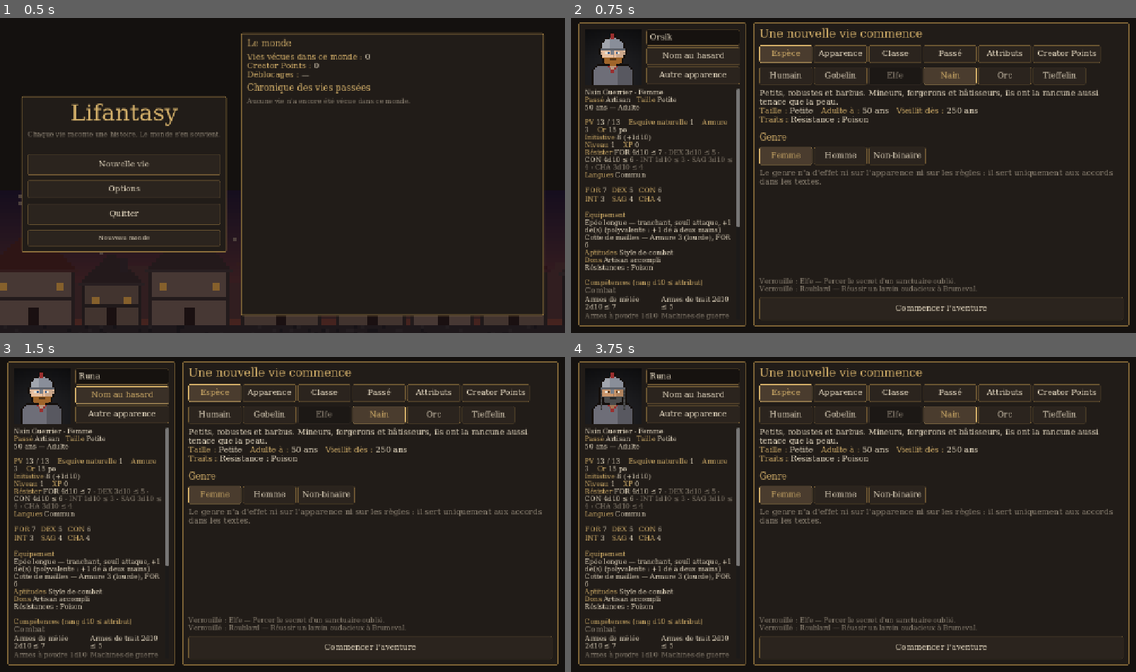
Above: before the commit, frames 1-4 (two rows, left to right).
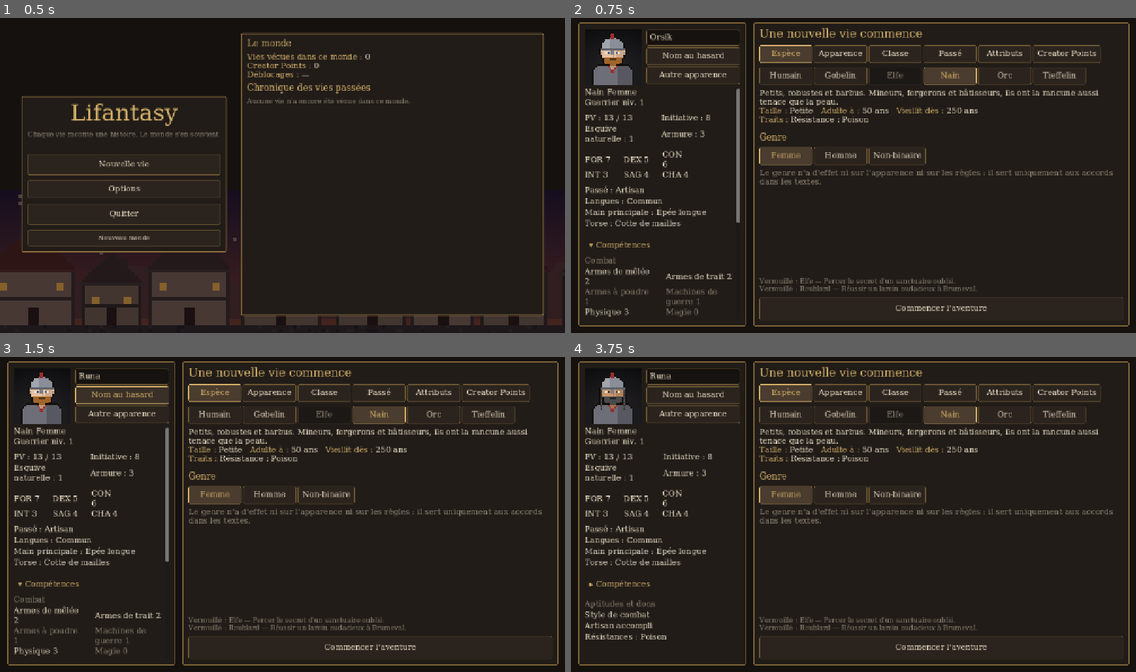
Above: after the commit, the same moments.

Repository: Zanzartiste/Smol_RPG_D10
Game: Godot game, scene res://scenes/title.tscn
Two runs of this game, one before a commit and one after it. Both use one fixed random seed, a clock stepped at 60 frames per second and the inputs below.
Inputs (mouse positions are in pixels of both pictures, inside the frame that each line leads up to):
- Up to frame 1 (0.5 s): no input
- Up to frame 2 (0.75 s): click "Nouvelle vie" at 0.5 s
- Up to frame 3 (1.5 s): click "Nom au hasard" at 1.25 s
- Up to frame 4 (3.75 s): click "Autre apparence" at 2 s; click "Espèce" at 2.75 s; click (661, 583) at 3.5 s, where only the run after the commit has a clickable "▾ Compétences"

Frame 1 is identical in both runs. In frame 2, 5.2% of the frame differs, in the area x 2-30%, y 22-96%; in frame 3, 5.2%; in frame 4, 5.3%.

Commit message:
Fiche de création alignée sur celle du tiroir
- CharacterPage : fiche partagée (tiroir et création), libellés clairs et détail des jets au survol, sans formules « 1d10 ≤ 5 ».
- À la création, elle montre en plus le passé, les langues et l'équipement de départ.

Co-Authored-By: Claude Opus 5.5 <noreply@anthropic.com>

Diff:
--- /dev/null
+++ b/claude_rpg/scripts/ui/character_page.gd
@@ -0,0 +1,246 @@
+class_name CharacterPage
+extends VBoxContainer
+## Fiche de personnage en contrôles (libellés avec le détail au survol), partagée par le tiroir latéral et
+## l'écran de création : identité, PV et initiative, Esquive naturelle et Armure, attributs, compétences
+## repliables, aptitudes et dons. Options : portrait et barre d'XP (tiroir), passé et équipement (création).
+
+signal skills_toggled(open: bool)
+
+var with_portrait := true
+var with_xp := true
+var with_gear := false  # passé et équipement (écran de création)
+var skills_open := true
+var _character: Character
+
+
+func _init() -> void:
+	size_flags_horizontal = Control.SIZE_EXPAND_FILL
+	add_theme_constant_override("separation", 6)
+
+
+func show_character(ch: Character) -> void:
+	_character = ch
+	for child in get_children():
+		remove_child(child)
+		child.queue_free()
+	_build_header(ch)
+	if with_xp:
+		_add_xp_bar(ch)
+	add_child(HSeparator.new())
+	_build_defenses(ch)
+	add_child(HSeparator.new())
+	_build_abilities(ch)
+	if with_gear:
+		add_child(HSeparator.new())
+		_build_gear(ch)
+	add_child(HSeparator.new())
+	_build_skills(ch)
+	_build_features(ch)
+
+
+func _build_header(ch: Character) -> void:
+	var header := HBoxContainer.new()
+	header.add_theme_constant_override("separation", 12)
+	if with_portrait:
+		var portrait := TextureRect.new()
+		portrait.texture = ArtProvider.portrait(ch)
+		portrait.texture_filter = CanvasItem.TEXTURE_FILTER_NEAREST
+		portrait.custom_minimum_size = Vector2(88, 88)
+		portrait.expand_mode = TextureRect.EXPAND_IGNORE_SIZE
+		portrait.stretch_mode = TextureRect.STRETCH_KEEP_ASPECT_CENTERED
+		header.add_child(portrait)
+	var identity := VBoxContainer.new()
+	identity.size_flags_horizontal = Control.SIZE_EXPAND_FILL
+	identity.alignment = BoxContainer.ALIGNMENT_CENTER
+	header.add_child(identity)
+	if with_portrait:
+		identity.add_child(make_label(ch.name, "", "TitleLabel"))
+	var species_name: String = DB.species[ch.species_id]["name"]
+	if DB.species[ch.species_id].get("choices", []).any(func(s): return s.get("type") == "option"):
+		for key: String in ch.choices:
+			if key.begins_with("species/"):
+				species_name += " (%s)" % ch.choice_label(key)
+	identity.add_child(make_label("%s %s" % [species_name, DB.gender_name(ch.gender)], tr("Taille : %s · %d ans (%s)") % [
+		DB.size_name(ch.size()), ch.age_years(), DB.life_stage_name(ch.life_stage())]))
+	var classes := PackedStringArray()
+	for cls: String in ch.class_levels:
+		classes.append(tr("%s niv. %d") % [DB.classes[cls]["name"], int(ch.class_levels[cls])])
+	identity.add_child(make_label(", ".join(classes), subclass_text(ch)))
+	add_child(header)
+
+
+func _build_defenses(ch: Character) -> void:
+	var dex := ch.ability_score("dex")
+	var initiative := tr("Dextérité %d + Intelligence %d") % [dex, ch.ability_score("int")]
+	if ch.has_modifier("initiative_rank"):
+		initiative += tr(" + Physique %d (Vigilant)") % ch.skill_rank("physique")
+	if ch.roll_penalty("dex") > 0:
+		initiative += tr(" − %d (encombrement)") % ch.roll_penalty("dex")
+	_add_pair(make_label(tr("PV : %d / %d") % [ch.hp, ch.max_hp], tr("(taille %d + 2) × Constitution %d + 7%s") % [
+		ch.size(), ch.ability_score("con"), _extra_hp_text(ch)]),
+		make_label(tr("Initiative : %d") % ch.initiative_base(), initiative + tr("\n+ 1d10 au début du combat.")))
+	_add_pair(make_label(tr("Esquive naturelle : %d") % ch.natural_dodge(), tr("Dextérité %d ÷ 3 = %d (au moins 1)%s.\nC'est la difficulté des attaques de mêlée contre %s.") % [
+		dex, maxi(1, floori(dex / 3.0)), _signed_extra(Modifiers.sum(ch.modifiers(), "natural_dodge")), ch.name]),
+		make_label(tr("Armure : %d") % ch.armor(), _parts_text(ch.armor_parts(), tr("Aucune armure.")) +
+			tr("\nBaisse d'autant le seuil des dégâts subis (sans passer sous 1).")))
+	if ch.is_encumbered():
+		add_child(make_label(tr("Encombré : −%d dé(s) aux jets de FOR et DEX") % ch.encumbrance_penalty(), "", "", UITheme.BAD))
+
+
+func _build_abilities(ch: Character) -> void:
+	var grid := GridContainer.new()
+	grid.columns = 3
+	grid.add_theme_constant_override("h_separation", 28)
+	for ability_id: String in Abilities.ids():
+		var resist := ch.resist_pool(ability_id)
+		var tip := "%s\n%s" % [Abilities.description_of(ability_id), tr("Résister : %s%s") % [
+			Dice.pool_text(int(resist["count"]), int(resist["threshold"])), tr(" (maîtrisée)") if ch.is_proficient_save(ability_id) else ""]]
+		grid.add_child(make_label("%s %d" % [Abilities.short_of(ability_id), ch.ability_score(ability_id)], tip))
+	add_child(grid)
+
+
+## Passé, langues et équipement (création : on voit ce avec quoi on part).
+func _build_gear(ch: Character) -> void:
+	if ch.background_id != "":
+		var background: Dictionary = DB.backgrounds[ch.background_id]
+		add_child(make_label(tr("Passé : %s") % background["name"], background.get("description", "")))
+	add_child(make_label(tr("Langues : %s") % ", ".join(PackedStringArray(ch.known_languages().map(
+		func(l): return Skills.language_name(l)))), ""))
+	for slot in Equipment.SLOTS:
+		var item_id: String = ch.equipment.get(slot, "")
+		if item_id == "":
+			continue
+		var label := make_label("%s : %s" % [Equipment.slot_name(slot), Items.name_of(item_id)],
+			Items.summary(item_id) + "\n" + Items.description_of(item_id))
+		label.add_theme_color_override("font_color", Items.rarity_color(item_id))
+		add_child(label)
+
+
+func _build_skills(ch: Character) -> void:
+	var fold := Button.new()
+	fold.flat = true
+	fold.alignment = HORIZONTAL_ALIGNMENT_LEFT
+	fold.text = ("▾ " if skills_open else "▸ ") + tr("Compétences")
+	fold.add_theme_color_override("font_color", UITheme.GOLD)
+	fold.pressed.connect(func():
+		skills_open = not skills_open
+		skills_toggled.emit(skills_open)
+		show_character.call_deferred(_character))
+	add_child(fold)
+	if not skills_open:
+		return
+	for category: String in Skills.CATEGORY_NAMES:
+		var ids := Skills.ids_in(category)
+		if ids.is_empty():
+			continue
+		add_child(make_label(tr(Skills.CATEGORY_NAMES[category]), "", "", UITheme.TEXT_DIM))
+		var skills := GridContainer.new()
+		skills.columns = 2
+		skills.add_theme_constant_override("h_separation", 24)
+		for skill_id in ids:
+			var label := make_label("%s %d" % [Skills.name_of(skill_id), ch.skill_rank(skill_id)], skill_tip(ch, skill_id))
+			if not ch.is_trained(skill_id):
+				label.add_theme_color_override("font_color", UITheme.TEXT_DIM)
+			label.size_flags_horizontal = Control.SIZE_EXPAND_FILL
+			skills.add_child(label)
+		add_child(skills)
+
+
+func _build_features(ch: Character) -> void:
+	var features := ch.features()
+	if not features.is_empty() or not ch.feats.is_empty():
+		add_child(HSeparator.new())
+		add_child(make_label(tr("Aptitudes et dons"), "", "", UITheme.TEXT_DIM))
+		for feature: Dictionary in features:
+			add_child(make_label(feature["name"], feature.get("description", "")))
+		for feat_id in ch.feats:
+			add_child(make_label(Feats.name_of(feat_id), DB.feats.get(feat_id, {}).get("description", "")))
+	var defenses := ch.all_defenses()
+	if not defenses.is_empty():
+		add_child(make_label(defenses.describe(), ""))
+
+
+func _add_xp_bar(ch: Character) -> void:
+	var bar := ProgressBar.new()
+	bar.show_percentage = false
+	bar.custom_minimum_size = Vector2(0, 6)
+	bar.mouse_filter = Control.MOUSE_FILTER_STOP
+	var fill := StyleBoxFlat.new()
+	fill.bg_color = UITheme.GOLD
+	var back := StyleBoxFlat.new()
+	back.bg_color = Color("#3a3128")
+	bar.add_theme_stylebox_override("fill", fill)
+	bar.add_theme_stylebox_override("background", back)
+	if ch.level >= Progression.max_level():
+		bar.value = 100
+		bar.tooltip_text = tr("XP %d — niveau maximum") % ch.xp
+	else:
+		var floor_xp := Progression.xp_for(ch.level)
+		var next_xp := Progression.xp_for(ch.level + 1)
+		bar.value = 100.0 * (ch.xp - floor_xp) / maxf(1.0, next_xp - floor_xp)
+		bar.tooltip_text = tr("XP %d / %d (niveau %d)") % [ch.xp, next_xp, ch.level + 1]
+	add_child(bar)
+
+
+## Deux éléments côte à côte, chacun sur la moitié de la largeur.
+func _add_pair(left: Control, right: Control) -> void:
+	var row := HBoxContainer.new()
+	for item in [left, right]:
+		item.size_flags_horizontal = Control.SIZE_EXPAND_FILL
+		item.size_flags_stretch_ratio = 1.0
+		row.add_child(item)
+	add_child(row)
+
+
+static func make_label(text: String, tooltip: String, variation := "", color := Color(0, 0, 0, 0)) -> Label:
+	var label := Label.new()
+	label.text = text
+	label.autowrap_mode = TextServer.AUTOWRAP_WORD_SMART
+	label.custom_minimum_size.x = 60
+	if tooltip != "":
+		label.tooltip_text = tooltip
+		label.mouse_filter = Control.MOUSE_FILTER_STOP
+		label.mouse_default_cursor_shape = Control.CURSOR_HELP
+	if variation != "":
+		label.theme_type_variation = variation
+	if color.a > 0.0:
+		label.add_theme_color_override("font_color", color)
+	return label
+
+
+static func subclass_text(ch: Character) -> String:
+	var parts := PackedStringArray()
+	for key: String in ch.choices:
+		if key.ends_with("/subclass"):
+			parts.append(ch.choice_label(key))
+	return (Loc.ui("Voie : %s") % ", ".join(parts)) if not parts.is_empty() else ""
+
+
+static func _extra_hp_text(ch: Character) -> String:
+	var mods := ch.modifiers()
+	var extra := Modifiers.sum(mods, "max_hp") + Modifiers.sum(mods, "hp_per_level") * ch.level
+	return Loc.ui(" + %d (dons, objets)") % extra if extra != 0 else ""
+
+
+static func _signed_extra(value: int) -> String:
+	return (" %s %d" % ["+" if value > 0 else "−", absi(value)]) if value != 0 else ""
+
+
+static func _parts_text(parts: Array, empty: String) -> String:
+	if parts.is_empty():
+		return empty
+	return "\n".join(PackedStringArray(parts.map(func(p): return "%s : %+d" % [p[0], int(p[1])])))
+
+
+## Au survol d'une compétence : ce qu'elle permet de faire, puis son jet.
+static func skill_tip(ch: Character, skill_id: String) -> String:
+	var abilities := PackedStringArray(Skills.abilities_of(skill_id).map(func(id): return Abilities.short_of(id)))
+	var pool := ch.skill_pool(skill_id)
+	var lines := PackedStringArray([Skills.description_of(skill_id)])
+	if skill_id == "languages":
+		lines.append(Loc.ui("Langues connues : %s.") % ", ".join(PackedStringArray(ch.known_languages().map(
+			func(l): return Skills.language_name(l)))))
+	lines.append("")
+	lines.append(Loc.ui("%s · jet : %s%s") % [" / ".join(abilities), Dice.pool_text(int(pool["count"]), int(pool["threshold"])),
+		Loc.ui(" · instinctive") if Skills.is_instinctive(skill_id) else ""])
+	return "\n".join(lines)
--- a/claude_rpg/scripts/ui/creation.gd
+++ b/claude_rpg/scripts/ui/creation.gd
@@ -37,6 +37,7 @@
 var _art_seed := 0
 var _look := {}  # apparence choisie (onglet Apparence) : skin, hair, eyes, hair_style, beard, body
 var _look_box := VBoxContainer.new()
+var _sheet := CharacterPage.new()  # fiche en direct, comme celle du tiroir
 var _point_buy: PointBuy
 var _name_is_random := true  # le nom suit l'espèce tant que le joueur ne l'a pas tapé lui-même
 var _rng := RandomNumberGenerator.new()
@@ -54,6 +55,16 @@
 	theme = UITheme.build()
 	_rng.randomize()
 	_art_seed = _rng.randi()
+	# La fiche remplace l'ancien texte : mêmes libellés que le tiroir, détail des jets au survol.
+	var sheet_scroll := ScrollContainer.new()
+	sheet_scroll.size_flags_vertical = Control.SIZE_EXPAND_FILL
+	sheet_scroll.horizontal_scroll_mode = ScrollContainer.SCROLL_MODE_DISABLED
+	_sheet.with_portrait = false
+	_sheet.with_xp = false
+	_sheet.with_gear = true
+	sheet_scroll.add_child(_sheet)
+	sheet_text.get_parent().add_child(sheet_scroll)
+	sheet_text.visible = false
 	_look_box.name = tr("Apparence")
 	_look_box.add_theme_constant_override("separation", 8)
 	pages.add_child(_look_box)
@@ -555,6 +566,7 @@
 	var ch := build_character()
 	portrait.texture = ArtProvider.portrait(ch)
 	sheet_text.text = CharacterSheet.bbcode(ch)
+	_sheet.show_character(ch)
 	species_text.text = _species_info(DB.species[_species])
 	class_text.text = _class_info(DB.classes[_class])
 	_fill_creation_choices(_class_choice_box, "class/", DB.classes[_class])
--- a/claude_rpg/scripts/ui/side_drawer.gd
+++ b/claude_rpg/scripts/ui/side_drawer.gd
@@ -229,153 +229,11 @@
 
 func _build_character() -> void:
 	_member_selector()
-	var ch := member
-	# En-tête : portrait, nom, espèce et genre, classes.
-	var header := HBoxContainer.new()
-	header.add_theme_constant_override("separation", 12)
-	var portrait := TextureRect.new()
-	portrait.texture = ArtProvider.portrait(ch)
-	portrait.texture_filter = CanvasItem.TEXTURE_FILTER_NEAREST
-	portrait.custom_minimum_size = Vector2(88, 88)
-	portrait.expand_mode = TextureRect.EXPAND_IGNORE_SIZE
-	portrait.stretch_mode = TextureRect.STRETCH_KEEP_ASPECT_CENTERED
-	header.add_child(portrait)
-	var identity := VBoxContainer.new()
-	identity.size_flags_horizontal = Control.SIZE_EXPAND_FILL
-	identity.alignment = BoxContainer.ALIGNMENT_CENTER
-	header.add_child(identity)
-	identity.add_child(_make_label(ch.name, "", "TitleLabel"))
-	var species_name: String = DB.species[ch.species_id]["name"]
-	identity.add_child(_make_label("%s %s" % [species_name, DB.gender_name(ch.gender)], tr("Taille : %s · %d ans (%s)") % [
-		DB.size_name(ch.size()), ch.age_years(), DB.life_stage_name(ch.life_stage())]))
-	var classes := PackedStringArray()
-	for cls: String in ch.class_levels:
-		classes.append(tr("%s niv. %d") % [DB.classes[cls]["name"], int(ch.class_levels[cls])])
-	identity.add_child(_make_label(", ".join(classes), _subclass_text(ch)))
-	_content.add_child(header)
-	_add_xp_bar(ch)
-	_add_separator()
-	var dex := ch.ability_score("dex")
-	var initiative := tr("Dextérité %d + Intelligence %d") % [dex, ch.ability_score("int")]
-	if ch.has_modifier("initiative_rank"):
-		initiative += tr(" + Physique %d (Vigilant)") % ch.skill_rank("physique")
-	if ch.roll_penalty("dex") > 0:
-		initiative += tr(" − %d (encombrement)") % ch.roll_penalty("dex")
-	_add_pair(_make_label(tr("PV : %d / %d") % [ch.hp, ch.max_hp], tr("(taille %d + 2) × Constitution %d + 7%s") % [
-		ch.size(), ch.ability_score("con"), _extra_hp_text(ch)]),
-		_make_label(tr("Initiative : %d") % ch.initiative_base(), initiative + tr("\n+ 1d10 au début du combat.")))
-	_add_pair(_make_label(tr("Esquive naturelle : %d") % ch.natural_dodge(), tr("Dextérité %d ÷ 3 = %d (au moins 1)%s.\nC'est la difficulté des attaques de mêlée contre %s.") % [
-		dex, maxi(1, floori(dex / 3.0)), _signed_extra(Modifiers.sum(ch.modifiers(), "natural_dodge")), ch.name]),
-		_make_label(tr("Armure : %d") % ch.armor(), _parts_text(ch.armor_parts(), tr("Aucune armure.")) +
-			tr("\nBaisse d'autant le seuil des dégâts subis (sans passer sous 1).")))
-	if ch.is_encumbered():
-		_add_label(tr("Encombré : −%d dé(s) aux jets de FOR et DEX") % ch.encumbrance_penalty(), "", "", UITheme.BAD)
-	_add_separator()
-	var grid := GridContainer.new()
-	grid.columns = 3
-	grid.add_theme_constant_override("h_separation", 28)
-	for ability_id: String in Abilities.ids():
-		var resist := ch.resist_pool(ability_id)
-		var tip := "%s\n%s" % [Abilities.description_of(ability_id), tr("Résister : %s%s") % [
-			Dice.pool_text(int(resist["count"]), int(resist["threshold"])), tr(" (maîtrisée)") if ch.is_proficient_save(ability_id) else ""]]
-		grid.add_child(_make_label("%s %d" % [Abilities.short_of(ability_id), ch.ability_score(ability_id)], tip))
-	_content.add_child(grid)
-	_add_separator()
-	var fold := Button.new()
-	fold.flat = true
-	fold.alignment = HORIZONTAL_ALIGNMENT_LEFT
-	fold.text = ("▾ " if _skills_open else "▸ ") + tr("Compétences")
-	fold.add_theme_color_override("font_color", UITheme.GOLD)
-	fold.pressed.connect(func():
-		_skills_open = not _skills_open
-		_build_page())
-	_content.add_child(fold)
-	for category: String in Skills.CATEGORY_NAMES:
-		var ids := Skills.ids_in(category)
-		if ids.is_empty() or not _skills_open:
-			continue
-		_add_label(tr(Skills.CATEGORY_NAMES[category]), "", "", UITheme.TEXT_DIM)
-		var skills := GridContainer.new()
-		skills.columns = 2
-		skills.add_theme_constant_override("h_separation", 24)
-		for skill_id in ids:
-			var label := _make_label("%s %d" % [Skills.name_of(skill_id), ch.skill_rank(skill_id)], _skill_tip(ch, skill_id))
-			if not ch.is_trained(skill_id):
-				label.add_theme_color_override("font_color", UITheme.TEXT_DIM)
-			label.size_flags_horizontal = Control.SIZE_EXPAND_FILL
-			skills.add_child(label)
-		_content.add_child(skills)
-	var features := ch.features()
-	if not features.is_empty() or not ch.feats.is_empty():
-		_add_separator()
-		_add_label(tr("Aptitudes et dons"), "", "", UITheme.TEXT_DIM)
-		for feature: Dictionary in features:
-			_add_label(feature["name"], feature.get("description", ""))
-		for feat_id in ch.feats:
-			_add_label(Feats.name_of(feat_id), DB.feats.get(feat_id, {}).get("description", ""))
-	var defenses := ch.all_defenses()
-	if not defenses.is_empty():
-		_add_label(defenses.describe(), "")
-
-
-func _subclass_text(ch: Character) -> String:
-	var parts := PackedStringArray()
-	for key: String in ch.choices:
-		if key.ends_with("/subclass"):
-			parts.append(ch.choice_label(key))
-	return (tr("Voie : %s") % ", ".join(parts)) if not parts.is_empty() else ""
-
-
-func _extra_hp_text(ch: Character) -> String:
-	var mods := ch.modifiers()
-	var extra := Modifiers.sum(mods, "max_hp") + Modifiers.sum(mods, "hp_per_level") * ch.level
-	return tr(" + %d (dons, objets)") % extra if extra != 0 else ""
-
-
-static func _signed_extra(value: int) -> String:
-	return (" %s %d" % ["+" if value > 0 else "−", absi(value)]) if value != 0 else ""
-
-
-static func _parts_text(parts: Array, empty: String) -> String:
-	if parts.is_empty():
-		return empty
-	return "\n".join(PackedStringArray(parts.map(func(p): return "%s : %+d" % [p[0], int(p[1])])))
-
-
-## Au survol d'une compétence : ce qu'elle permet de faire, puis son jet.
-func _skill_tip(ch: Character, skill_id: String) -> String:
-	var abilities := PackedStringArray(Skills.abilities_of(skill_id).map(func(id): return Abilities.short_of(id)))
-	var pool := ch.skill_pool(skill_id)
-	var lines := PackedStringArray([Skills.description_of(skill_id)])
-	if skill_id == "languages":
-		lines.append(tr("Langues connues : %s.") % ", ".join(PackedStringArray(ch.known_languages().map(
-			func(l): return Skills.language_name(l)))))
-	lines.append("")
-	lines.append(tr("%s · jet : %s%s") % [" / ".join(abilities), Dice.pool_text(int(pool["count"]), int(pool["threshold"])),
-		tr(" · instinctive") if Skills.is_instinctive(skill_id) else ""])
-	return "\n".join(lines)
-
-
-func _add_xp_bar(ch: Character) -> void:
-	var bar := ProgressBar.new()
-	bar.show_percentage = false
-	bar.custom_minimum_size = Vector2(0, 6)
-	bar.mouse_filter = Control.MOUSE_FILTER_STOP
-	var fill := StyleBoxFlat.new()
-	fill.bg_color = UITheme.GOLD
-	var back := StyleBoxFlat.new()
-	back.bg_color = Color("#3a3128")
-	bar.add_theme_stylebox_override("fill", fill)
-	bar.add_theme_stylebox_override("background", back)
-	if ch.level >= Progression.max_level():
-		bar.value = 100
-		bar.tooltip_text = tr("XP %d — niveau maximum") % ch.xp
-	else:
-		var floor_xp := Progression.xp_for(ch.level)
-		var next_xp := Progression.xp_for(ch.level + 1)
-		bar.value = 100.0 * (ch.xp - floor_xp) / maxf(1.0, next_xp - floor_xp)
-		bar.tooltip_text = tr("XP %d / %d (niveau %d)") % [ch.xp, next_xp, ch.level + 1]
-	_content.add_child(bar)
+	var page := CharacterPage.new()
+	page.skills_open = _skills_open
+	page.skills_toggled.connect(func(open): _skills_open = open)
+	_content.add_child(page)
+	page.show_character(member)
 
 
 func _build_inventory() -> void:
@@ -551,19 +409,7 @@
 # --- Petits éléments ---------------------------------------------------------------
 
 func _make_label(text: String, tooltip: String, variation := "", color := Color(0, 0, 0, 0)) -> Label:
-	var label := Label.new()
-	label.text = text
-	label.autowrap_mode = TextServer.AUTOWRAP_WORD_SMART
-	label.custom_minimum_size.x = 60
-	if tooltip != "":
-		label.tooltip_text = tooltip
-		label.mouse_filter = Control.MOUSE_FILTER_STOP
-		label.mouse_default_cursor_shape = Control.CURSOR_HELP
-	if variation != "":
-		label.theme_type_variation = variation
-	if color.a > 0.0:
-		label.add_theme_color_override("font_color", color)
-	return label
+	return CharacterPage.make_label(text, tooltip, variation, color)
 
 
 func _add_label(text: String, tooltip: String, variation := "", color := Color(0, 0, 0, 0)) -> Label:
--- a/claude_rpg/tests/test_runner.gd
+++ b/claude_rpg/tests/test_runner.gd
@@ -485,6 +485,9 @@
 	_expect(ch.abilities["str"] == 5 and ch.abilities["cha"] == 5 and ch.abilities["dex"] == 6,
 		"création : l'achat de points et les bonus modifient le personnage")
 	screen._on_class_selected("wizard")
+	var sheet_labels: Array = screen._sheet.find_children("*", "Label", true, false).map(func(l): return l.text)
+	_expect(sheet_labels.any(func(t): return t.begins_with("PV : ")) and not sheet_labels.any(func(t): return "≤" in t or "d10" in t),
+		"creation : fiche comme celle du tiroir, sans formules de des")
 	var page_titles := range(screen.pages.get_tab_count()).map(func(i): return screen.pages.get_tab_title(i))
 	_expect(page_titles[1] == "Apparence", "creation : onglet Apparence %s" % str(page_titles))
 	var goblin_skin: String = DB.species["goblin"]["art"]["skin"][2]
@@ -639,7 +642,7 @@
 		and drawer._tab_buttons["spells"].visible, "onglets : PV, or, sorts (lanceur)")
 	for page_id: String in SideDrawer.PAGES:
 		drawer.open(page_id)
-		_expect(drawer.is_open() and drawer._content.get_child_count() > 1, "page %s remplie" % page_id)
+		_expect(drawer.is_open() and drawer._content.find_children("*", "Control", true, false).size() > 1, "page %s remplie" % page_id)
 	drawer.open("character")
 	var texts: Array = drawer._content.find_children("*", "Label", true, false).map(func(c): return c.text)
 	_expect(texts.has("Bergot") and texts.has("Humain Homme") and texts.has("Magicien niv. 1")
Not shown, added: claude_rpg/scripts/ui/character_page.gd.uid
